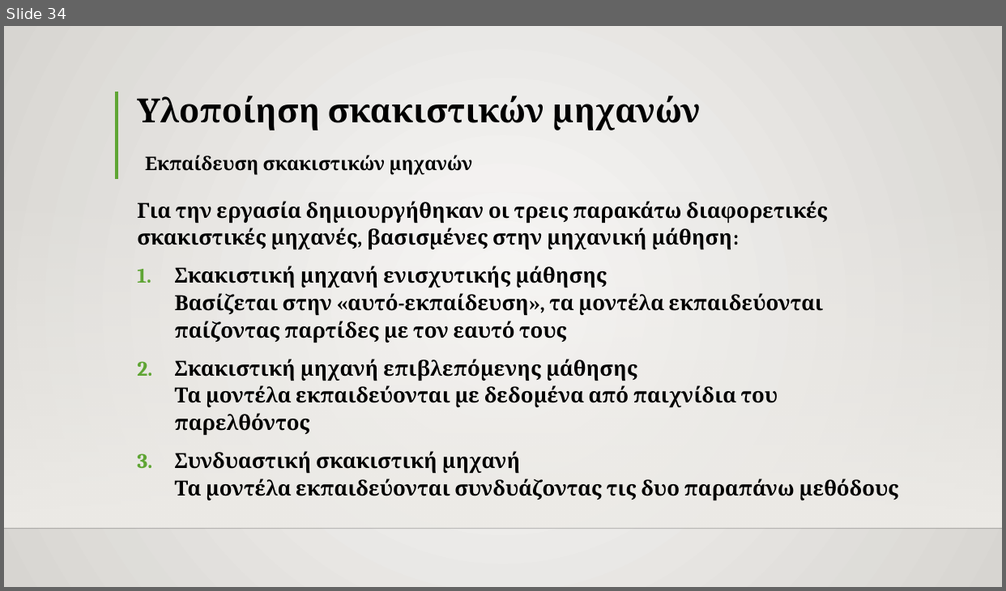
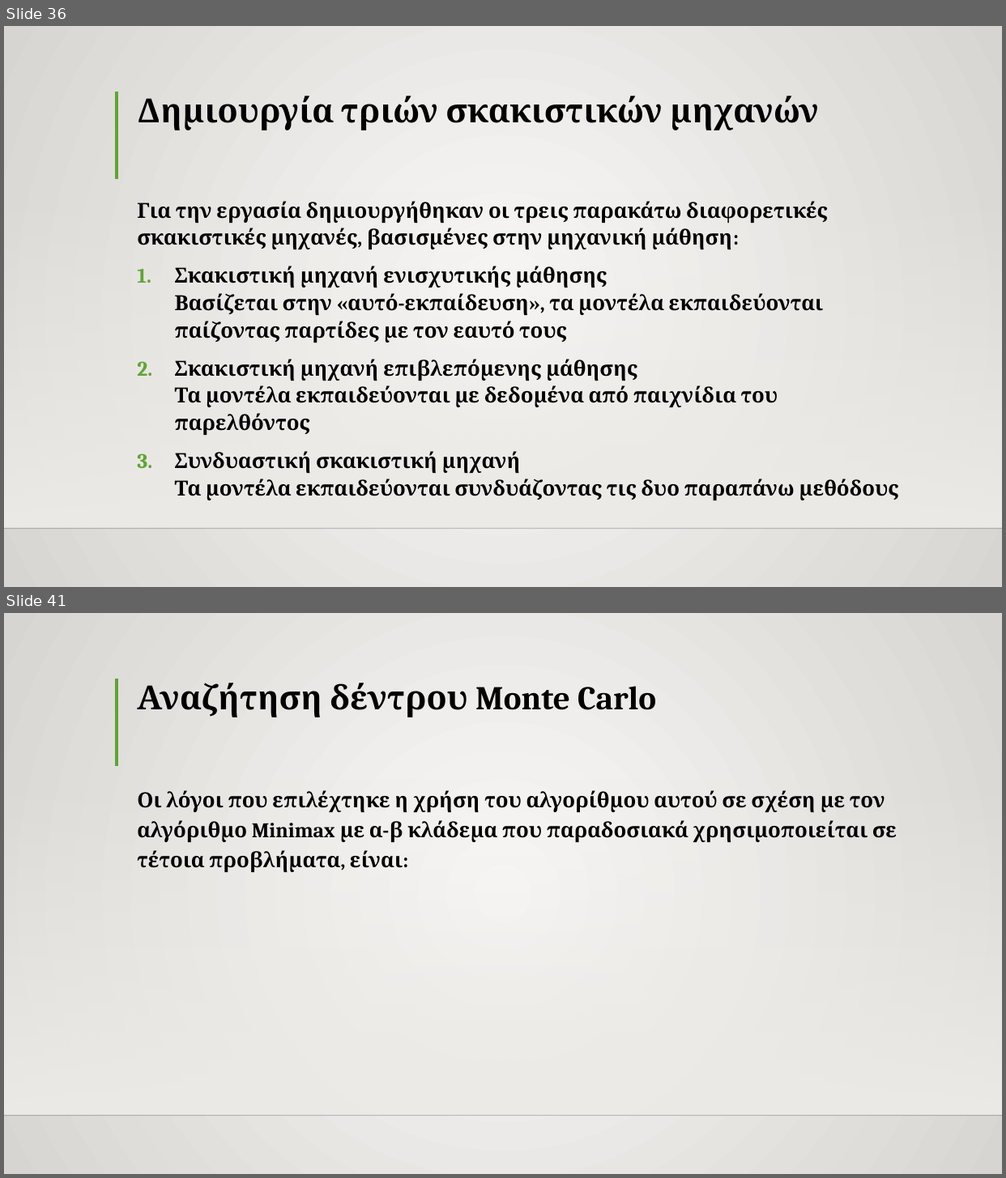
Before and after one commit to TheRazorace/Python-Chess-Engine, a slide deck: ΑΝΑΠΤΥΞΗ ΣΚΑΚΙΣΤΙΚΗΣ ΜΗΧΑΝΗΣ.pptx. Shown one above the other, each under a label of ours: slide 34 before the commit, slides 36 and 41 after it; the slides between them are not shown. The pictures are 1006x591 and 1006x1178 pixels, drawn with LibreOffice and Linux fonts; fonts in the diff are those of the drawing; background and template pictures are left out. Boxes give left, top, right and bottom in pixels: in the first picture for what was removed or moved away, otherwise in the second. Text is boxed around its words. In the diff, an @@ line names an element or a change of style, - is before the commit and + after.

```diff
--- a/ΑΝΑΠΤΥΞΗ ΣΚΑΚΙΣΤΙΚΗΣ ΜΗΧΑΝΗΣ.pptx
+++ b/ΑΝΑΠΤΥΞΗ ΣΚΑΚΙΣΤΙΚΗΣ ΜΗΧΑΝΗΣ.pptx
@@ slide 41 added at (4,613,1002,1174), background gradient #FAFAF9 to #D7D5D2; not listed: 3 template elements that a slide beside it also shows @@
@@ title added at (137,683,656,717), 32 pt, text #000000, bold @@
+Αναζήτηση δέντρου Monte Carlo
@@ text added at (137,790,897,872), 20 pt, text #000000, bold @@
+Οι λόγοι που επιλέχτηκε η χρήση του αλγορίθμου αυτού σε σχέση με τον αλγόριθμο Minimax με α-β κλάδεμα που παραδοσιακά χρησιμοποιείται σε τέτοια προβλήματα, είναι:
@@ what was slide 34 is now slide 36 @@
@@ slide 36 changed as well @@
@@ title at (137,96,819,130): text changed @@
-Υλοποίηση σκακιστικών μηχανών
+Δημιουργία τριών σκακιστικών μηχανών
@@ text removed at (145,155,472,175) @@
-Εκπαίδευση σκακιστικών μηχανών
```
Also in this commit, not shown: 19 other slides changed, 7 other slides added.
